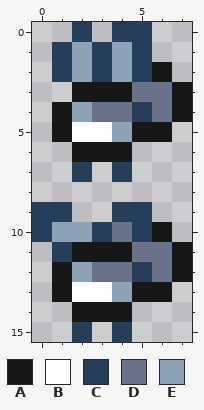
Two versions of one pixel-art sprite, Projectiles/FireflyMinion.png. This is how it looked before the edit.
The file is 16x32 pixels, drawn in blocks of 2x2; one block is one cell here.
Palette (. is transparent): A #171717  B #ffffff  C #253f5a  D #69748b  E #8da1b7
Pixels before, first column x 0:
 0 ..C.CC..
 1 .CECEC..
 2 .CECECA.
 3 ..AAADDA
 4 .AEDDCDA
 5 .ABBEAA.
 6 ..AAA...
 7 ..C.C...
 8 ........
 9 CC..CC..
10 CEECDCA.
11 .CAAADDA
12 .AEDDCDA
13 .ABBEAA.
14 ..AAA...
15 ..C.C...
New version:
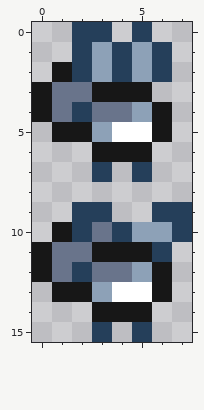
Difference:
Changed rows in their new state; - is an unchanged pixel.
first column x 0:
 0 ---C.---
 1 -.CECEC-
 2 -ACECEC-
 3 ADD--A..
 4 ADC--EA.
 5 --AEBB--
 6 --.--A--
 7 --.C.C--
 9 ..CC..CC
10 .ACDCEEC
11 ADD--AC.
12 ADC--EA.
13 --AEBB--
14 --.--A--
15 --.C.C--
Changed places in both pictures, as pixel boxes (x1, y1, x2, y2):
changed: (32, 22, 192, 342)
